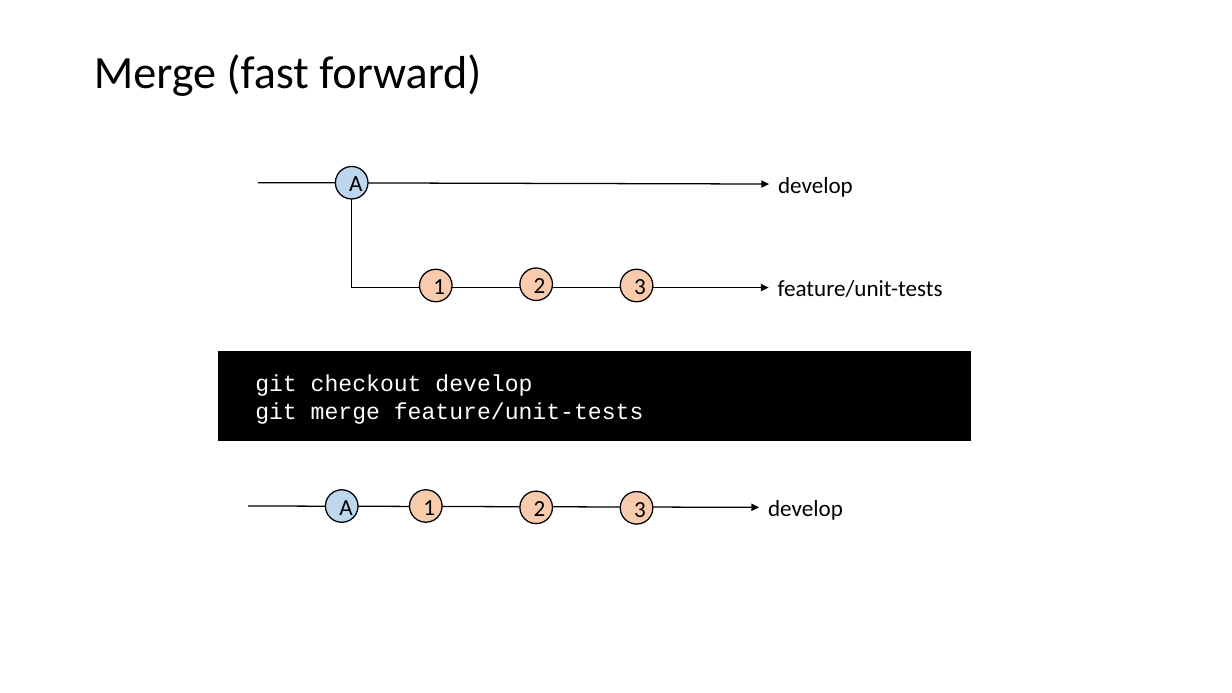
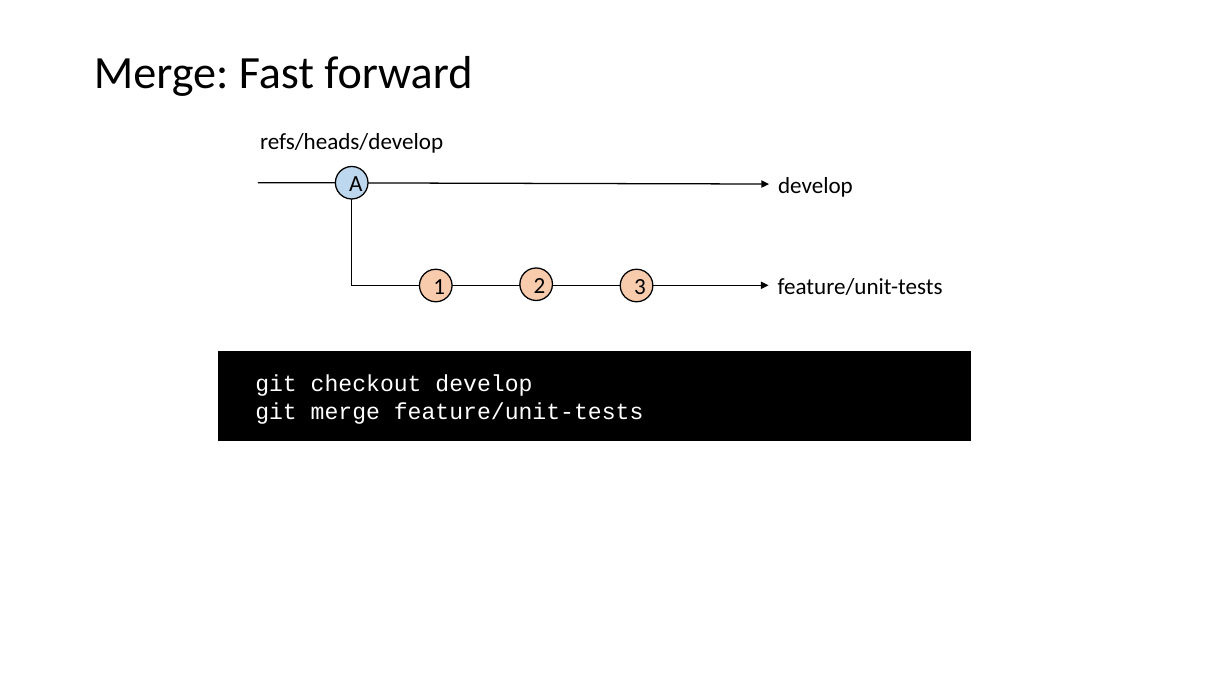
Before and after one commit to LFKoning/knowledge-sharing, a slide deck: slide 44 of git_course/1_basics/git_basic.pptx. Drawn at 1232x693 pixels with LibreOffice and Linux fonts; fonts in the diff are those of the drawing. Boxes give left, top, right and bottom in pixels: in the first picture for what was removed or moved away, otherwise in the second. Text is boxed around its words. In the diff, an @@ line names an element or a change of style, - is before the commit and + after.

```diff
--- a/git_course/1_basics/git_basic.pptx
+++ b/git_course/1_basics/git_basic.pptx
@@ title at <box>94,56,472,96</box>: text changed @@
-Merge (fast forward)
+Merge: Fast forward
@@ text added at <box>260,133,443,153</box>, 18 pt, text #000000 @@
+refs/heads/develop
@@ elbow arrow (352, 199) - (769, 286): route changed @@
@@ group removed at <box>248,490,843,524</box>: 4 ellipses, 1 arrow, 1 text @@
-develop
-A
-2
-1
-3
```
Also in this commit, not shown: 1 other slide changed, 6 slides added, 6 slides removed, 3 other files.
